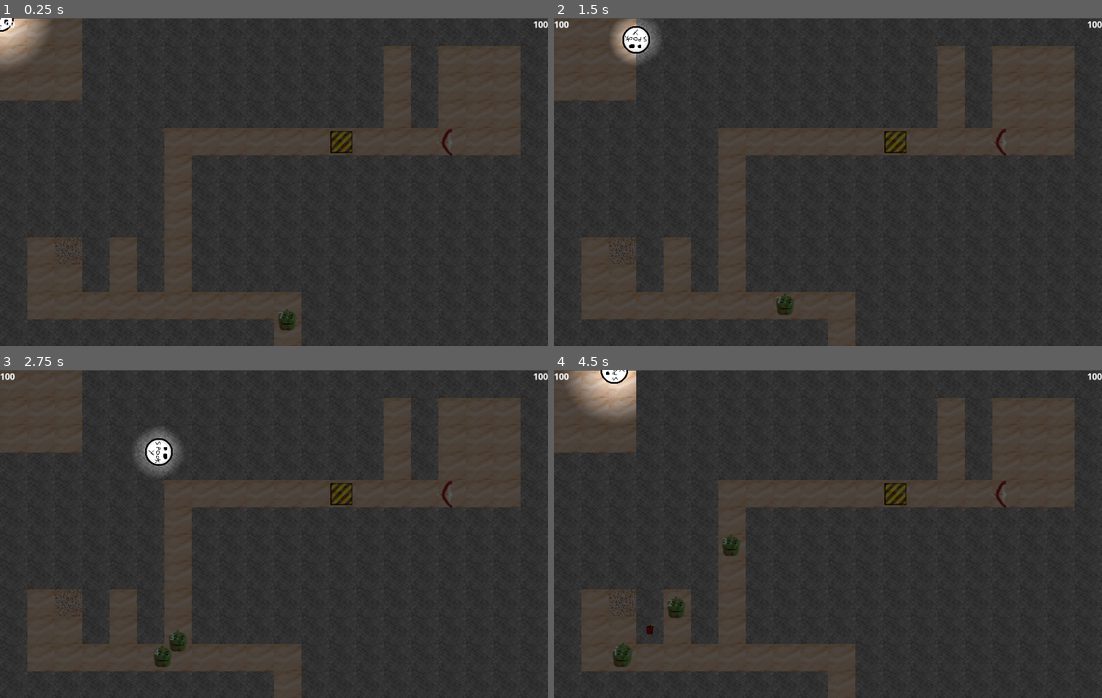
Above: before the commit, frames 1-4 (two rows, left to right).
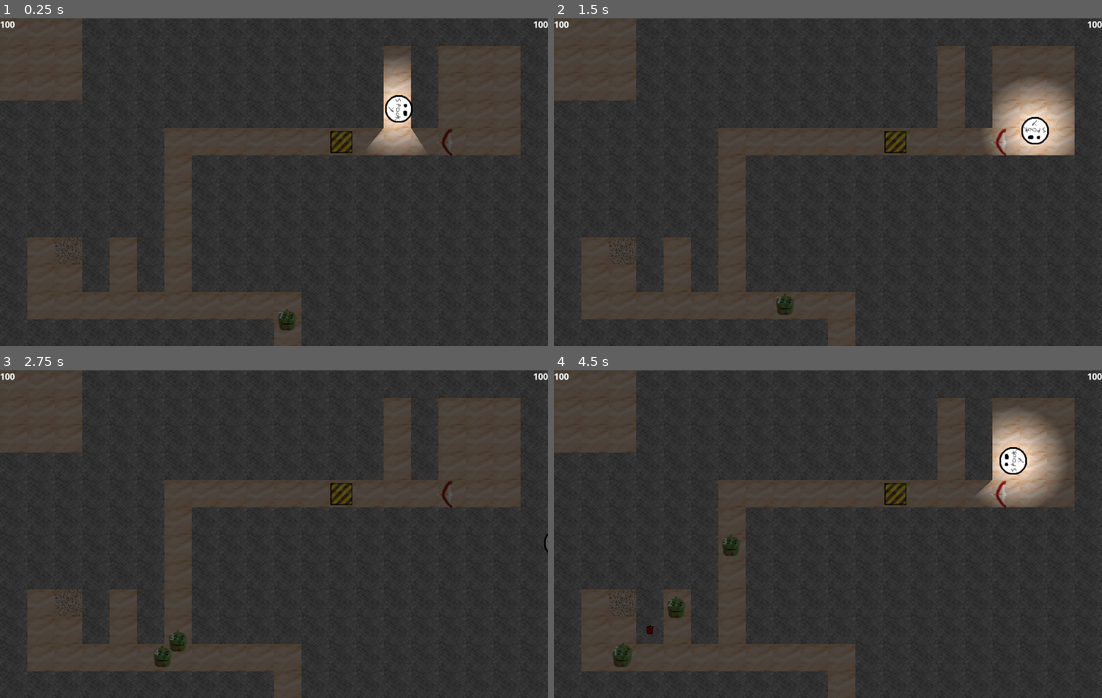
Above: after the commit, the same moments.

Repository: Solid-Squid-Contingent/LD-48
Game: Godot game, scene res://scenes/Main.tscn
Two runs of this game, one before a commit and one after it. Both use one fixed random seed, a clock stepped at 60 frames per second and the inputs below.
Inputs (mouse positions are in pixels of both pictures, inside the frame that each line leads up to):
- Up to frame 1 (0.25 s): no input
- Up to frame 2 (1.5 s): tap Enter at 0.5 s; move the mouse to (893, 142) at 0.52 s; press the mouse at (893, 142) at 0.53 s; hold D (right) 0.53-1.28 s; move the mouse to (718, 198) at 1.27 s; release the mouse at (718, 198) at 1.28 s; hold S (down) from 1.28 s (still down); right-click (718, 198) at 1.35 s
- Up to frame 3 (2.75 s): move the mouse to (328, 461) at 2.02 s; release S (down) at 2.03 s; hold D (right) from 2.03 s (still down); tap 0 at 2.1 s
- Up to frame 4 (4.5 s): move the mouse to (800, 599) at 2.77 s; release D (right) at 2.78 s; hold W (up) 2.78-3.53 s; tap 9 at 2.85 s; click (800, 599) at 2.92 s; move the mouse to (992, 583) at 3.52 s; press the mouse at (992, 583) at 3.53 s; hold A (left) from 3.53 s (still down); move the mouse to (663, 484) at 4.27 s; release the mouse at (663, 484) at 4.28 s; right-click (663, 484) at 4.35 s

The runs differ from the first frame. In frame 1, 2.6% of the frame differs, in the area x 0-78%, y 0-42%; in frame 2, 4.1%; in frame 3, 0.9%; in frame 4, 4.8%, in the area x 2-93%, y 0-42%.

Commit message:
Fix arrows

Diff:
--- a/scenes/Main.tscn
+++ b/scenes/Main.tscn
@@ -41,6 +41,7 @@
 [node name="Player" parent="." groups=[
 "Player",
 ] instance=ExtResource( 6 )]
+position = Vector2( 727.795, 166.489 )
 
 [node name="UILayer" type="CanvasLayer" parent="."]
 
--- a/scripts/Arrow.gd
+++ b/scripts/Arrow.gd
@@ -11,11 +11,15 @@
 	pass # Replace with function body.
 
 
-func _on_Arrow_body_entered(_body):
-	if $Stuck.is_stopped():
-		sleeping = true
-		set_deferred("mode", MODE_STATIC)
-		$Stuck.start()
+func _on_Arrow_body_entered(body):
+	if body is TileMap:
+		if $Stuck.is_stopped():
+			sleeping = true
+			set_deferred("mode", MODE_STATIC)
+			$CollisionShape2D.set_deferred("disabled", true)
+			$Stuck.start()
+	else:
+		collideWith(body)
 
 
 func _on_Stuck_timeout():
Not shown, added: resources/graphics/walls/temp.txt
